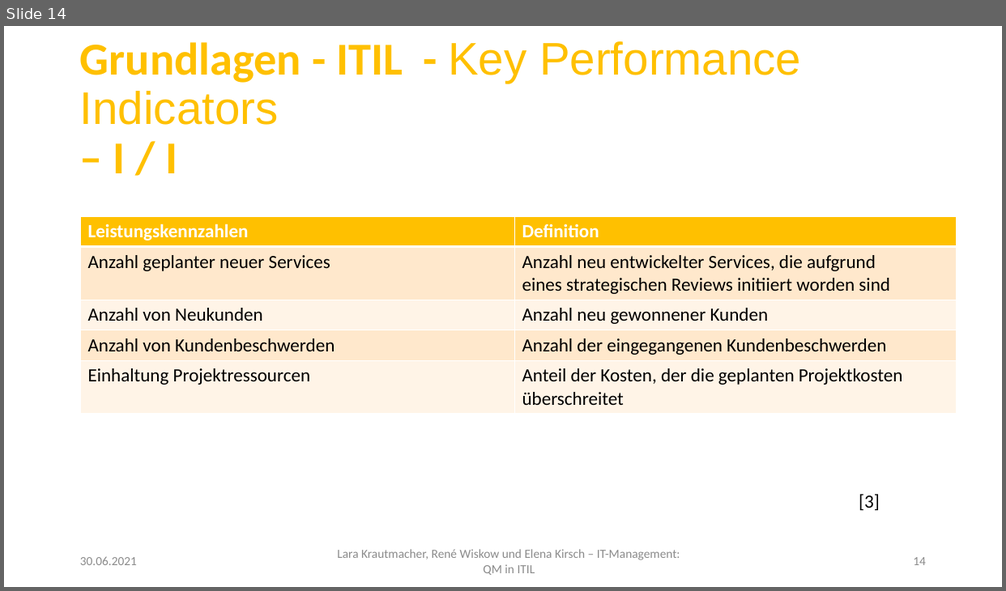
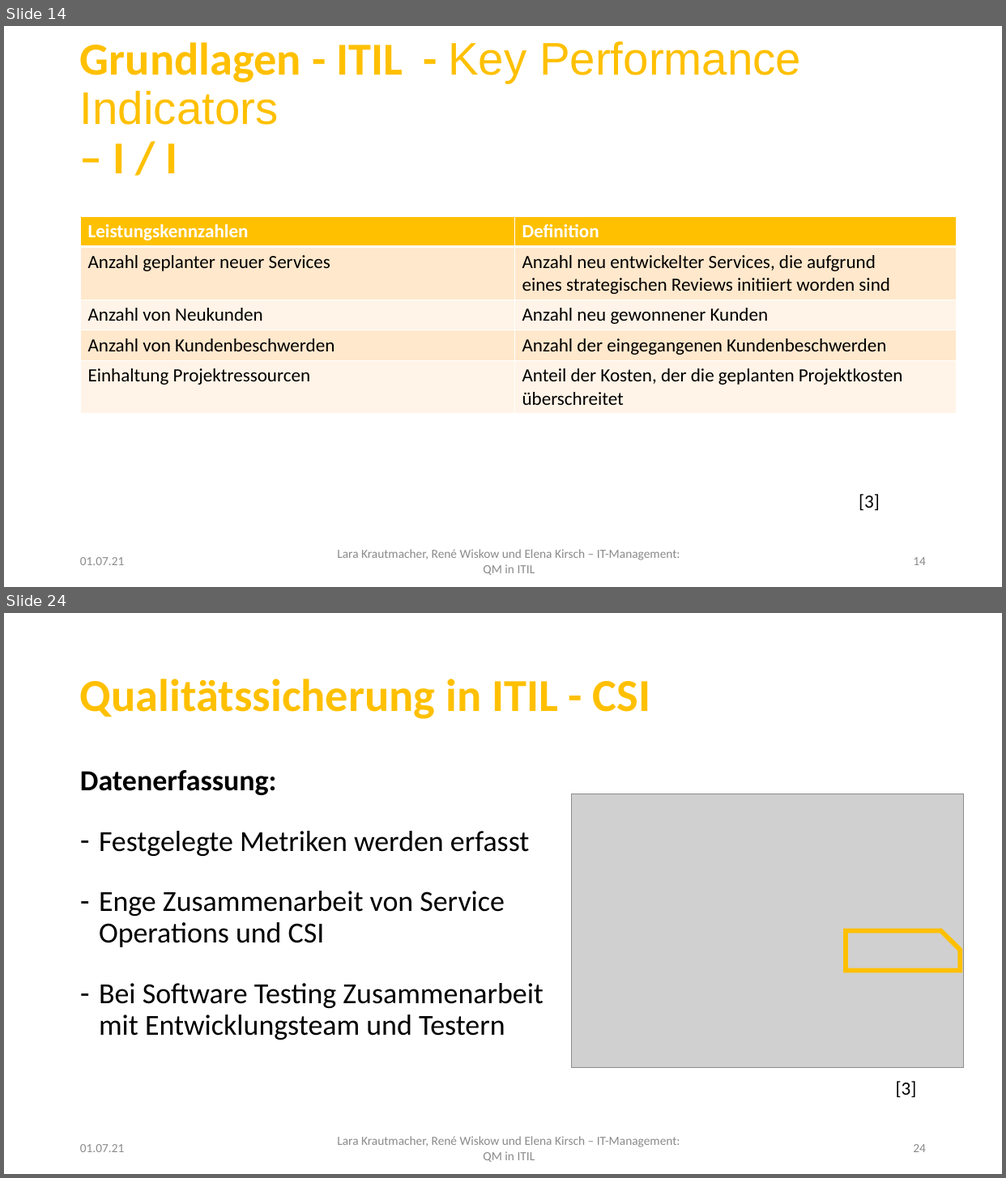
Before and after one commit to LaraKrauti/Qualitaetssicherung, a slide deck: LaraKrautmacher_RenéWiskow_ElenaKirsch_ITManagement.pptx. Shown one above the other, each under a label of ours: slide 14 before the commit, slides 14 and 24 after it; the slides between them are not shown. The pictures are 1006x591 and 1006x1178 pixels, drawn with LibreOffice and Linux fonts; fonts in the diff are those of the drawing; grey boxes stand for pictures; background and template pictures are left out. Boxes give left, top, right and bottom in pixels: in the first picture for what was removed or moved away, otherwise in the second. Text is boxed around its words. In the diff, an @@ line names an element or a change of style, - is before the commit and + after.

Commit message:
Folien Qualitätssicherung Theorie und Praxis

```diff
--- a/LaraKrautmacher_RenéWiskow_ElenaKirsch_ITManagement.pptx
+++ b/LaraKrautmacher_RenéWiskow_ElenaKirsch_ITManagement.pptx
@@ slide 24 added at <box>4,613,1002,1174</box>, background #FFFFFF; not listed: 1 template element that a slide beside it also shows @@
@@ title added at <box>80,679,651,719</box>, 44 pt, text #FFC000, bold @@
+Qualitätssicherung in ITIL - CSI
@@ text added at <box>80,770,543,1040</box>, 28 pt, text #000000 @@
+Datenerfassung:
+– Festgelegte Metriken werden erfasst
+– Enge Zusammenarbeit von Service Operations und CSI
+– Bei Software Testing Zusammenarbeit mit Entwicklungsteam und Testern
@@ picture added at <box>572,794,963,1067</box> @@
@@ snip rect added at <box>846,931,960,971</box>, outline #FFC000 4.5 pt @@
@@ text added at <box>896,1081,917,1097</box>, 18 pt, text #000000 @@
+[3]
@@ text added at <box>80,1144,124,1152</box>, 12 pt, text #8C8C8C @@
+01.07.21
@@ page number added at <box>913,1144,926,1152</box>, 12 pt, text #8C8C8C @@
+24
@@ slide 14 changed as well @@
@@ text at <box>80,557,124,565</box>: text changed @@
-30.06.2021
+01.07.21
```
Also in this commit, not shown: 30 other slides changed, 21 other slides added, 1 slide removed, 10 other files.
